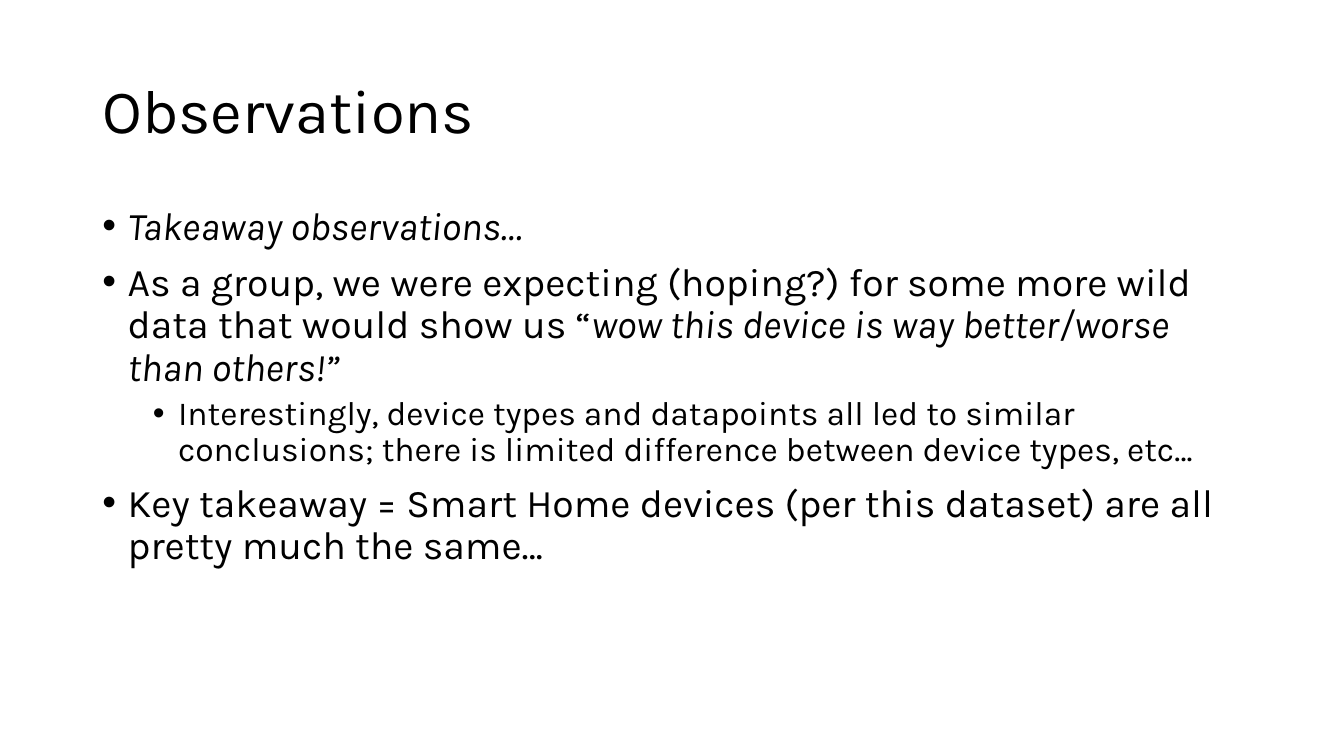
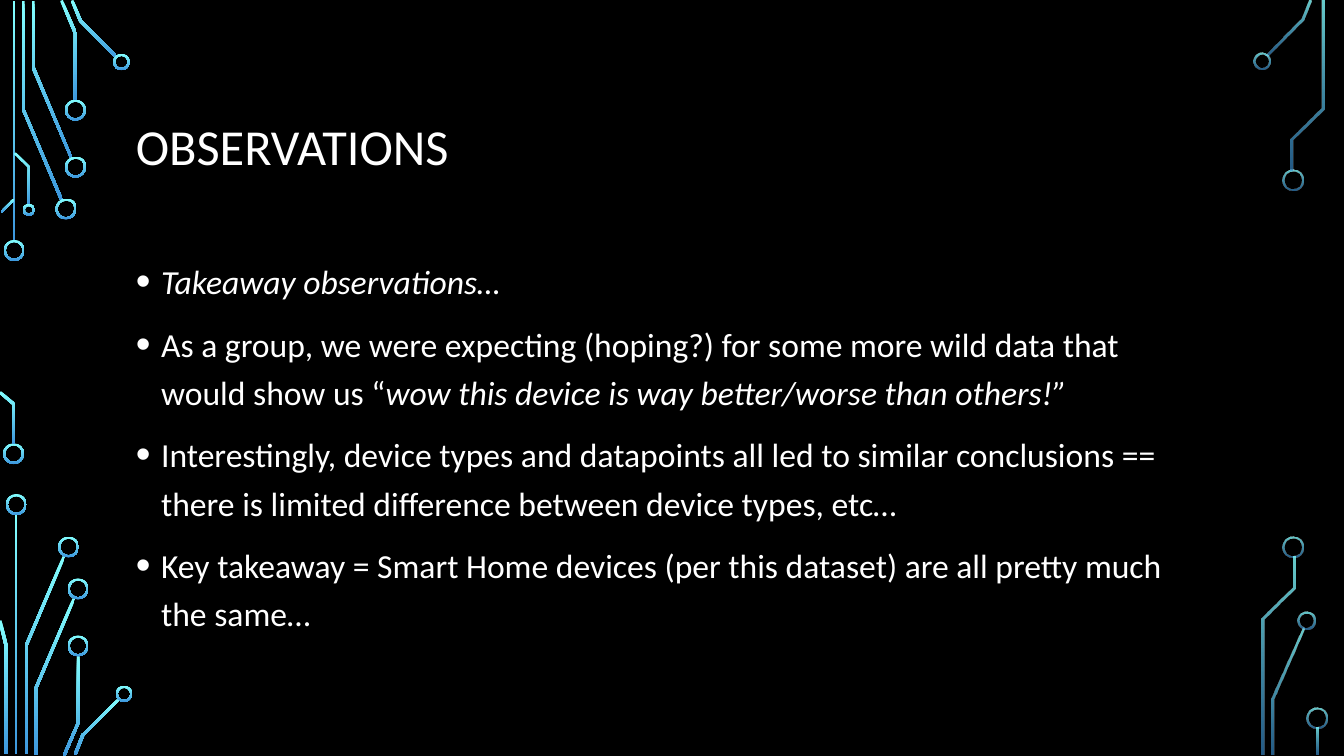
Before and after one commit to javiereyes21/Project-1, a slide deck: slide 16 of Group5Project1Presentation.pptx (slide 13 before the commit). Drawn at 1344x756 pixels with LibreOffice and Linux fonts; fonts in the diff are those of the drawing; background and template pictures are left out. Boxes give left, top, right and bottom in pixels: in the first picture for what was removed or moved away, otherwise in the second. Text is boxed around its words. In the diff, an @@ line names an element or a change of style, - is before the commit and + after.

```diff
--- a/Group5Project1Presentation.pptx
+++ b/Group5Project1Presentation.pptx
@@ background #FFFFFF to picture (left out) @@
@@ title at bbox=[136, 132, 449, 166]: text changed; size 44 to 36 pt; font Karla to Calibri; text colour #000000 to #FFFFFF @@
-Observations
+OBSERVATIONS
@@ text "Takeaway observations…": place and size @@
-text "Takeaway observations…" at bbox=[128, 213, 1213, 569]
+text "Takeaway observations…" at bbox=[161, 270, 1161, 627]
@@ text at bbox=[161, 270, 1161, 627]: size 28 to 24 pt, font Karla to Calibri, text colour #000000 to #FFFFFF in "Takeaway observations…", "As a group, we were expecting (hoping?) ...", "Key takeaway = Smart Home devices (per ..."; line spacing 0.9 to 1.2 @@
@@ text at bbox=[161, 443, 1114, 522]: text changed; font Karla to Calibri; text colour #000000 to #FFFFFF @@
-  • Interestingly, device types and datapoints all led to similar conclusions; there is limited difference between device types, etc…
+• Interestingly, device types and datapoints all led to similar conclusions == there is limited difference between device types, etc…
@@ group added at bbox=[0, 0, 1328, 756]: 33 freeform shapes, 3 rectangles @@
```
Also in this commit, not shown: 14 other slides changed, 3 slides added, 11 other files.
